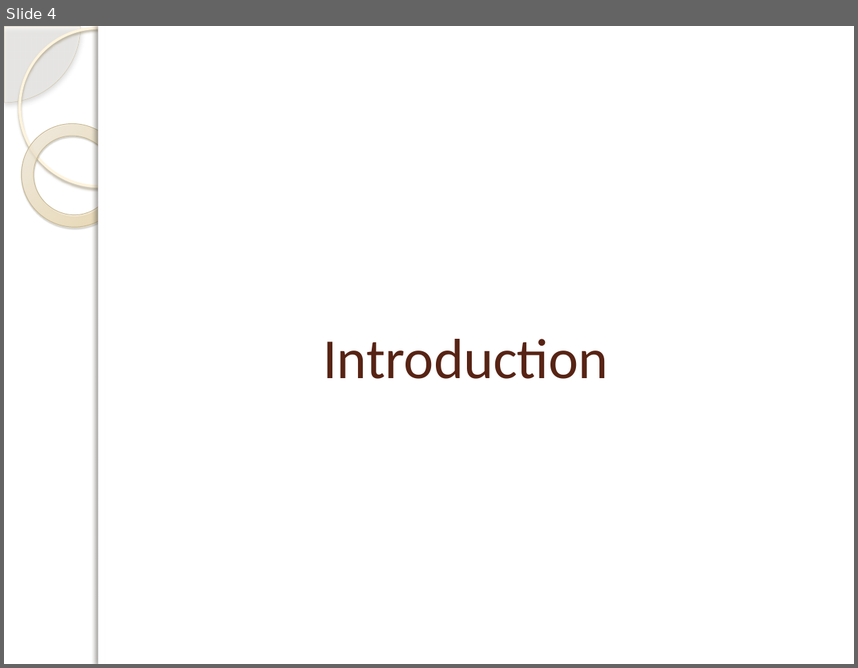
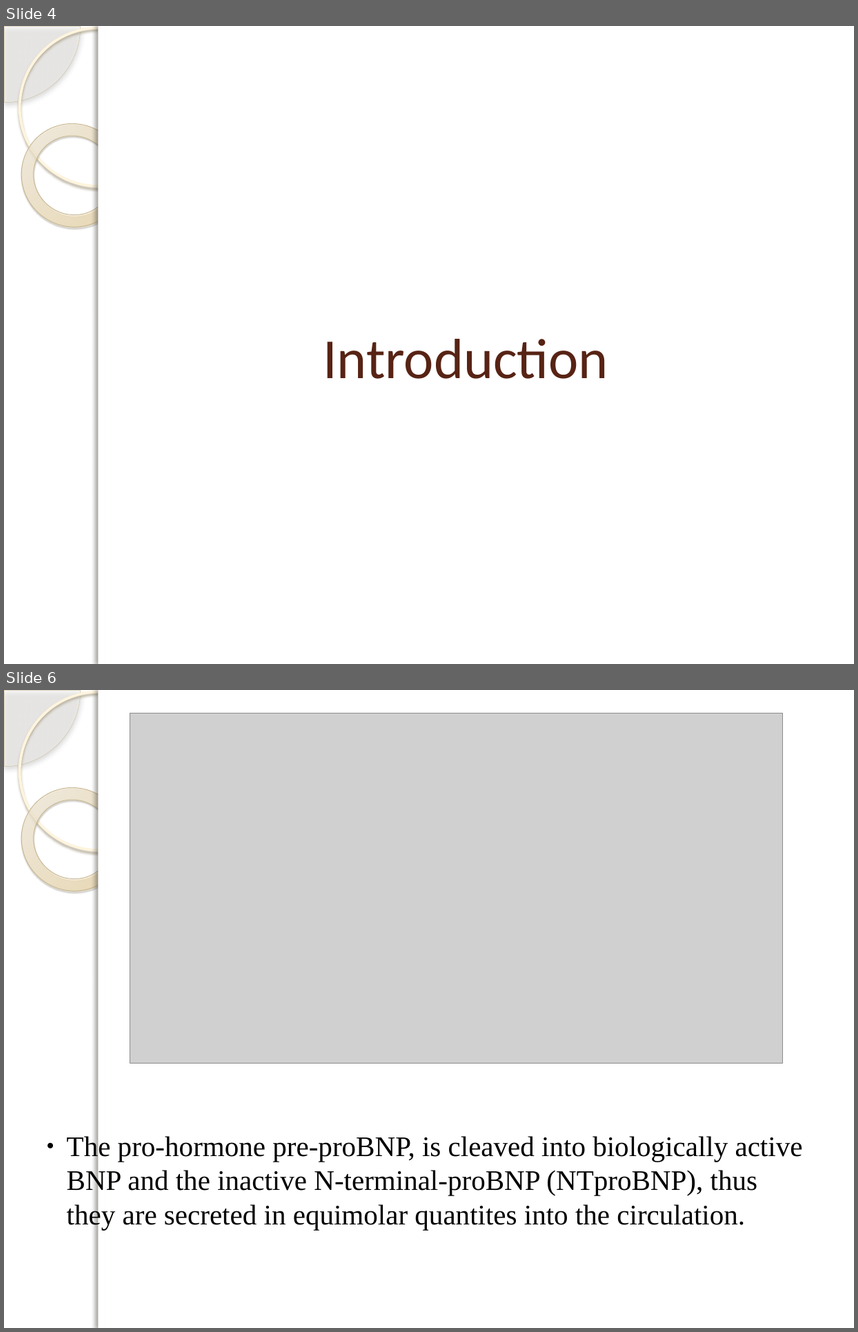
Before and after one commit to DrIbrahimAli/MDThesis, a slide deck: presentation/presentation.pptx. Shown one above the other, each under a label of ours: slide 4 before the commit, slides 4 and 6 after it; the slides between them are not shown. The pictures are 858x668 and 858x1332 pixels, drawn with LibreOffice and Linux fonts; fonts in the diff are those of the drawing; grey boxes stand for pictures; background and template pictures are left out. Boxes give left, top, right and bottom in pixels: in the first picture for what was removed or moved away, otherwise in the second. Text is boxed around its words. In the diff, an @@ line names an element or a change of style, - is before the commit and + after.

```diff
--- a/presentation/presentation.pptx
+++ b/presentation/presentation.pptx
@@ slide 6 added at [4,690,854,1328], background picture (left out); not listed: 5 template elements that a slide beside it also shows @@
@@ picture added at [130,713,783,1063] @@
@@ text added at [67,1134,803,1230], 24 pt, text #000000 @@
+● The pro-hormone pre-proBNP, is cleaved into biologically active BNP and the inactive N-terminal-proBNP (NTproBNP), thus they are secreted in equimolar quantites into the circulation.
```
Also in this commit, not shown: 26 other slides changed, 5 other slides added, 2 slides removed.
